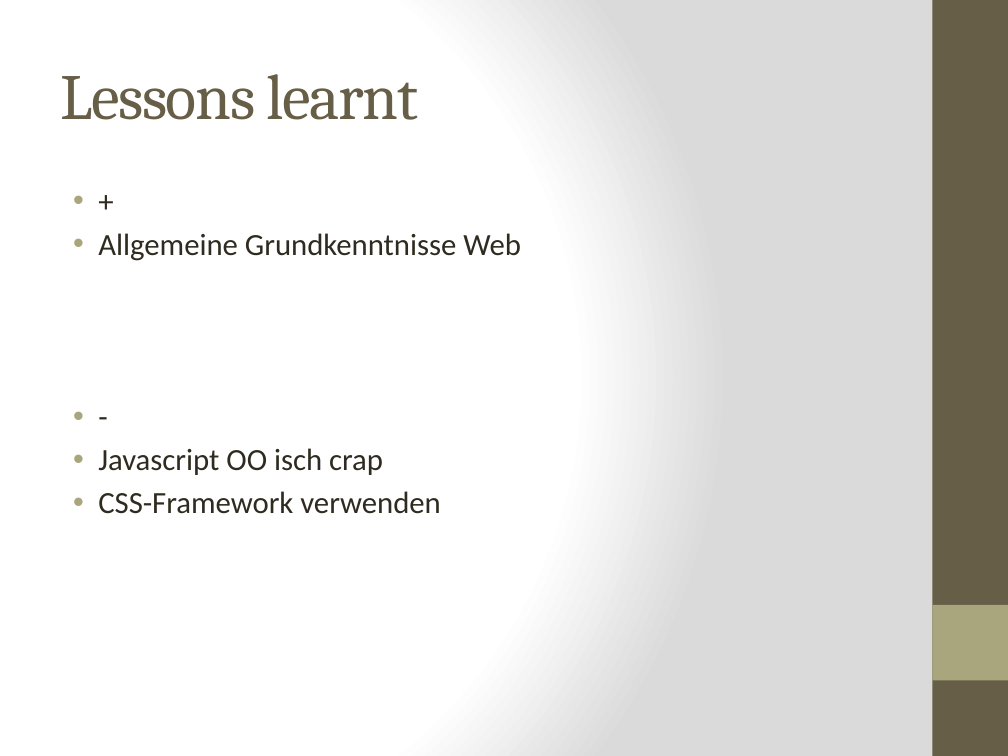
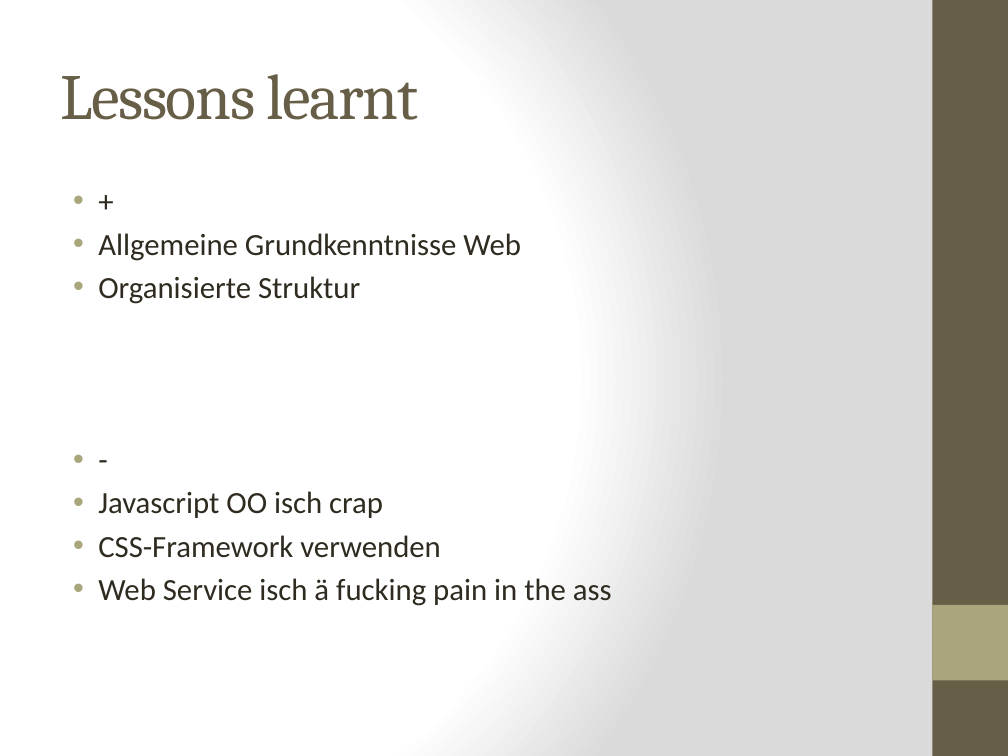
Before and after one commit to kochm8/ch.bfh.bti7054.w2014.p.beerwebshop, a slide deck: slide 11 of doc/Präsentation.pptx. Drawn at 1008x756 pixels with LibreOffice and Linux fonts; fonts in the diff are those of the drawing. Boxes give left, top, right and bottom in pixels: in the first picture for what was removed or moved away, otherwise in the second. Text is boxed around its words. In the diff, an @@ line names an element or a change of style, - is before the commit and + after.

```diff
--- a/doc/Präsentation.pptx
+++ b/doc/Präsentation.pptx
@@ text at <box>98,276,360,304</box>: paragraph added @@
+• Organisierte Struktur
@@ text at <box>98,578,612,606</box>: paragraph added @@
+• Web Service isch ä fucking pain in the ass
```
Also in this commit, not shown: 3 other slides changed, 4 other files.
